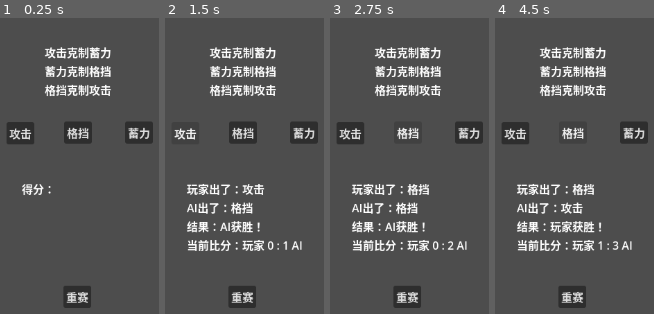
Above: before the commit, frames 1-4 (left to right).
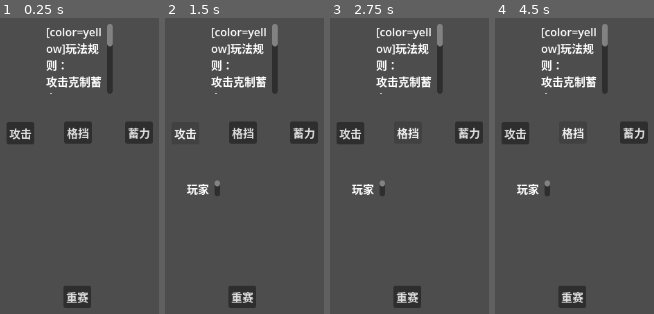
Above: after the commit, the same moments.

Repository: Xuaxie/-
Game: Godot game, scene res://game.tscn
Same seed, same stepped clock (60 frames per second), same inputs: the game is played once before the commit and once after it.
Inputs:
- Up to frame 1 (0.25 s): no input
- Up to frame 2 (1.5 s): click "重赛" at 0.5 s; click "攻击" at 1.25 s
- Up to frame 3 (2.75 s): click "格挡" at 2 s
- Up to frame 4 (4.5 s): click "蓄力" at 2.75 s; click "攻击" at 3.5 s; click "格挡" at 4.25 s

The runs differ from the first frame. In frame 1, 5.8% of the frame differs, in the area x 13-72%, y 2-60%; in frame 2, 9.3%; in frame 3, 9.4%; in frame 4, 9.5%, in the area x 13-87%, y 2-79%.

Commit message:
界面文字颜色完成，准备发布网页版

Diff:
--- a/ai_controller.gd
+++ b/ai_controller.gd
@@ -71,6 +71,11 @@
 		ai_state = "A"
 		sub_round = 2
 
+func reset():
+	ai_state = "A"
+	sub_round = 1
+	stubborn_move = -1
+
 func _ready() -> void:
 	pass
 
--- a/game.tscn
+++ b/game.tscn
@@ -44,7 +44,7 @@
 offset_bottom = 452.0
 text = "重赛"
 
-[node name="Label_score" type="Label" parent="." unique_id=1039886304]
+[node name="Label_score" type="RichTextLabel" parent="." unique_id=1039886304]
 layout_mode = 0
 offset_left = 278.0
 offset_top = 269.0
@@ -55,16 +55,18 @@
 [node name="AIController" type="Node" parent="." unique_id=192802881]
 script = ExtResource("2_feb5d")
 
-[node name="Label_rule" type="Label" parent="." unique_id=136521181]
+[node name="Label_rule" type="RichTextLabel" parent="." unique_id=136521181]
 layout_mode = 0
-offset_left = 311.0
-offset_top = 72.0
-offset_right = 407.0
-offset_bottom = 147.0
-text = "攻击克制蓄力
+offset_left = 313.0
+offset_top = 43.0
+offset_right = 409.0
+offset_bottom = 144.0
+text = "玩法规则：
+攻击克制蓄力
 蓄力克制格挡
 格挡克制攻击"
 
 [connection signal="pressed" from="Button_attack" to="." method="_on_attack_pressed"]
 [connection signal="pressed" from="Button_defence" to="." method="_on_defence_pressed"]
 [connection signal="pressed" from="Button_charge" to="." method="_on_charge_pressed"]
+[connection signal="pressed" from="Button-re" to="." method="_on_reset_pressed"]
--- a/main_game.gd
+++ b/main_game.gd
@@ -7,10 +7,20 @@
 var ai_score = 0
 var ai_last_result = ""
 var last_player_move = -1
-
-# Called when the node enters the scene tree for the first time.
+var max_rounds = 7
+var player_sets = 0
+var ai_sets = 0
+
+@onready var button_attack = $Button_attack
+@onready var button_defence = $Button_defence
+@onready var button_charge = $Button_charge
+@onready var label_score: RichTextLabel = $Label_score
+@onready var label_rule: RichTextLabel = $Label_rule
+
 func _ready() -> void:
 	_run_automated_tests()
+	_update_rule_label()
+	_reset_game()
 
 func _run_automated_tests():
 	print("\n=== 开始 AI 状态机自动化测试 ===\n")
@@ -241,13 +251,43 @@
 		0:
 			result_text = "平局！"
 			ai_last_result = "draw"
-		# 将更新比分和拼接显示完全分开
-	$Label_score.text = "玩家出了：" + player_move_name + \
-						"\nAI出了：" + ai_move_name + \
-						"\n结果：" + result_text + \
-						"\n当前比分：玩家 " + str(player_score) + " : " + str(ai_score) + " AI"
+
+	# 检查小局是否结束
+	var set_winner = ""
+	if player_score >= 4:
+		player_sets += 1
+		set_winner = "玩家拿下本局！"
+	elif ai_score >= 4:
+		ai_sets += 1
+		set_winner = "AI拿下本局！"
+
+	# 更新界面
+	if set_winner != "":
+		label_score.text = "玩家出了：" + player_move_name + \
+							"\nAI出了：" + ai_move_name + \
+							"\n结果：" + result_text + \
+							"\n" + set_winner + "\n" + \
+							"[color=blue]本局比分：[/color]" + str(player_score) + " : " + str(ai_score)
+		_update_rule_label()
+		_reset_set()
+	else:
+		label_score.text = "玩家出了：" + player_move_name + \
+							"\nAI出了：" + ai_move_name + \
+							"\n结果：" + result_text + \
+							"\n[color=blue]本局比分：[/color]" + str(player_score) + " : " + str(ai_score)
+
 	ai_controller.update_ai_state(player_move, ai_move, ai_last_result)
 	last_player_move = player_move
+
+func _update_rule_label():
+	label_rule.text = "[color=yellow]玩法规则：\n攻击克制蓄力\n蓄力克制格挡\n格挡克制攻击[/color]\n战绩：[color=green]胜利 " + str(player_sets) + " 次[/color]，[color=red]失败 " + str(ai_sets) + " 次[/color]"
+
+func _reset_set():
+	player_score = 0
+	ai_score = 0
+	ai_last_result = ""
+	last_player_move = -1
+	ai_controller.reset()
 
 # Called every frame. 'delta' is the elapsed time since the previous frame.
 func _process(delta: float) -> void:
@@ -255,4 +295,16 @@
 
 
 func _on_reset_pressed() -> void:
-	pass # Replace with function body.
+	_reset_game()
+
+func _reset_game():
+	player_score = 0
+	ai_score = 0
+	ai_last_result = ""
+	last_player_move = -1
+	label_score.text = ""
+	button_attack.disabled = false
+	button_defence.disabled = false
+	button_charge.disabled = false
+	ai_controller.reset()
+	_update_rule_label()
Not shown: 1 places in game.tscn that only renumber resources
